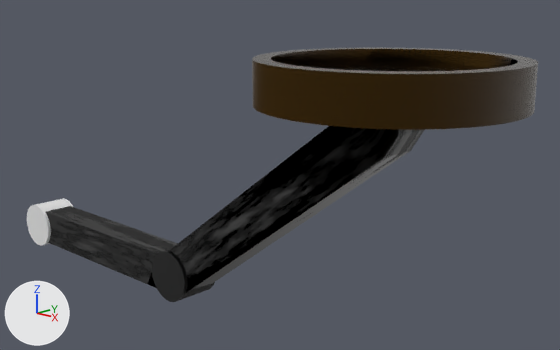
A saved change to the Blender file Systems Offline/systems-offline/src/3d/Assets/Comm room/Typewriter keys/Keys metalsheet typewriter.blend.
One viewpoint serves both versions: a camera (50 mm lens) standing at (8.35, -6.48, 5.11) and looking at (1.23, 1.03, 2.58). The axes (+X, +Y, +Z) are drawn at lower left. The lights are the same throughout. The picture after the commit comes second.
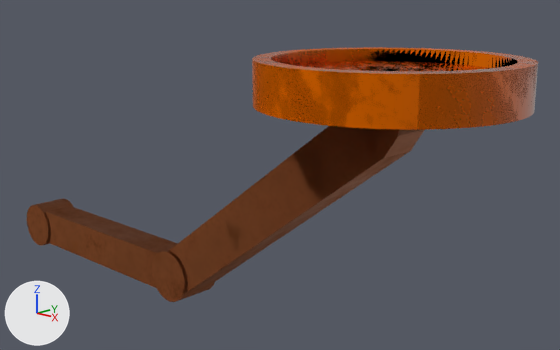
What changed in the scene script:
```text
Add ng_ucupaint_plane_001_1:
    ng_ucupaint_plane_001_1 = bpy.data.node_groups.new('Ucupaint Plane.001 1', 'ShaderNodeTree')
    # colours: white #ffffff
    # uses the picture img_ucupaint_plane_001_color_001
    # uses the picture img_ucupaint_plane_001_roughness_001
Add ng_ucupaint_plane_004:
    ng_ucupaint_plane_004 = bpy.data.node_groups.new('Ucupaint Plane.004', 'ShaderNodeTree')
    # colours: white #ffffff
    # uses the picture img_ucupaint_plane_004_color
    # uses the picture img_ucupaint_plane_004_roughness
Add ng_ucupaint_plane_001:
    ng_ucupaint_plane_001 = bpy.data.node_groups.new('Ucupaint Plane.001', 'ShaderNodeTree')
    # colours: white #ffffff
    # uses the picture img_ucupaint_plane_001_color
    # uses the picture img_ucupaint_plane_001_roughness
Add mat_material_001:
    mat_material_001 = bpy.data.materials.new('Material.001')
    # nodes: BsdfPrincipled, Group, OutputMaterial
    # colours: brown #b05120
Add mat_material_002:
    mat_material_002 = bpy.data.materials.new('Material.002')
    # nodes: BsdfPrincipled, Group, OutputMaterial
    # colours: orange #ff7801
Add mat_material:
    mat_material = bpy.data.materials.new('Material')
    # nodes: BsdfPrincipled, Group, OutputMaterial
    # colours: brown #b05120
Change me_circle_001:
    where me_circle_001.from_pydata(...)  # 212 vertices, 178 faces; spans x -3.64..3.84, y -0.37..2.81, z -0.19..0.0
    used by ob_circle; location = (0.0, 0.0, 1.06); rotation_euler = (1.571, 0.0, 0.0), in degrees (90, 0, 0); scale = (1.0, 1.0, 3.14)
    remove me_circle_001.materials.append(mat_circle)
    me_circle_001 part 1: texture (UV) coordinates of 178 of 178 faces, centred in x -3.64..3.83, y -0.37..2.81, z -0.19..0.0, changed; they spanned u 0.0..0.88, v 0.0..1.0 and now span u 0.0..0.95, v 0.0..1.0
    add me_circle_001.materials.append(mat_material)
Change me_circle_002:
    where me_circle_002.from_pydata(...)  # 224 vertices, 194 faces; spans x -1.0..1.0, y -1.0..1.0, z -0.08..0.33
    used by ob_circle_001; location = (3.526, 0.318, 3.867); scale = (1.48, 1.48, 1.48)
    remove me_circle_002.materials.append(mat_circle_001)
    me_circle_002 part 2: texture (UV) coordinates of 194 of 194 faces, centred in x -0.99..0.99, y -0.99..0.99, z -0.08..0.33, changed; they spanned u 0.0..0.0, v 0.0..0.0 and now span u 0.0..1.0, v 0.0..1.0
    add me_circle_002.materials.append(mat_material_002)
Change me_cylinder:
    where me_cylinder.from_pydata(...)  # 64 vertices, 34 faces; spans x -1.0..1.0, y -1.0..1.0, z -1.0..1.0
    add me_cylinder.materials.append(mat_material_001)
```

Pixel boxes [x1, y1, x2, y2] of what changed, in the pictures (560 x 350 px):
'Circle', recoloured, surface changed (black to brown)
    both: [46, 126, 424, 302]
'Circle.001', recoloured, surface changed (lighter)
    both: [252, 47, 538, 130]
'Cylinder', recoloured (white to brown)
    both: [27, 199, 73, 246]
